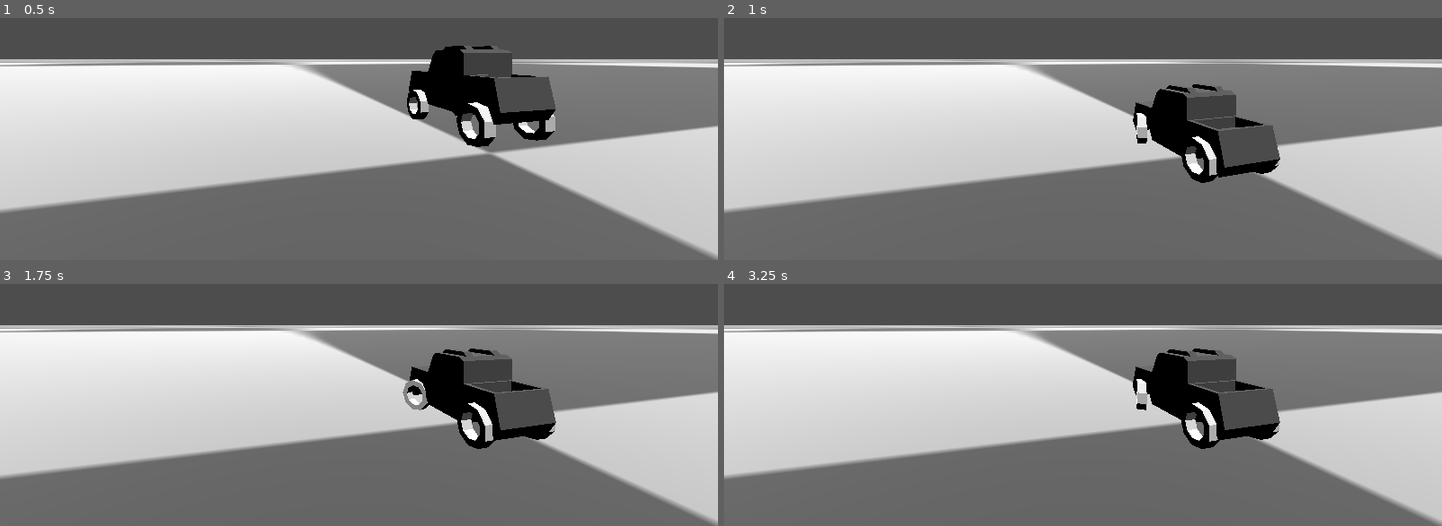
Above: before the commit, frames 1-4 (two rows, left to right).
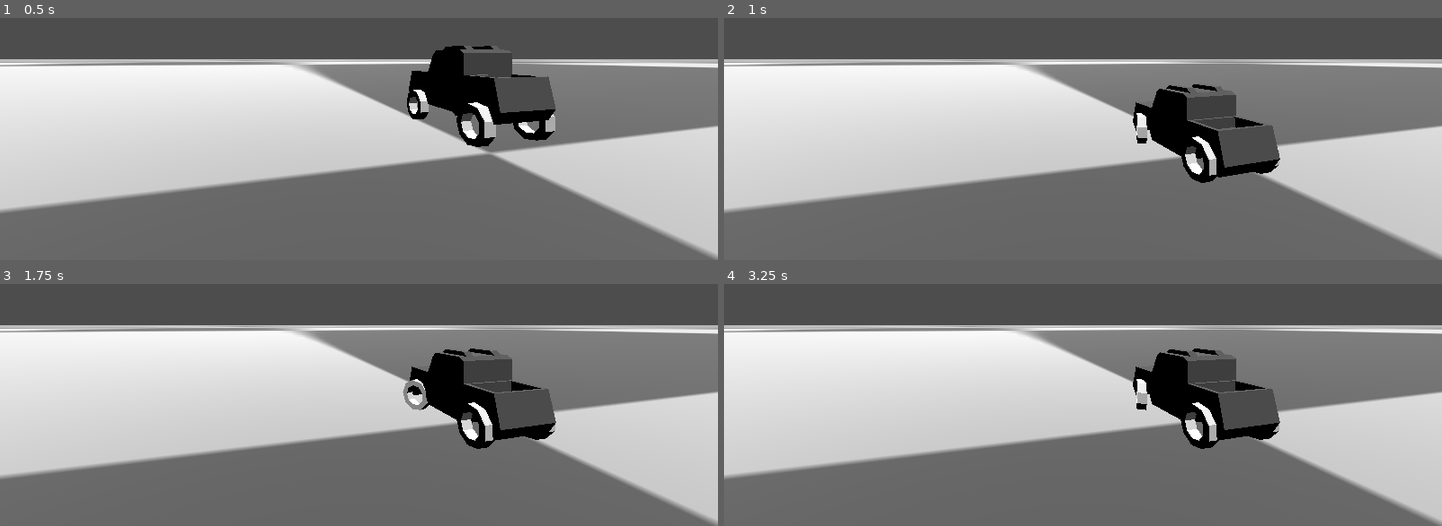
Above: after the commit, the same moments.

Repository: luankaike-code/jh_conclusao_dev
Game: Godot game, scene res://scenes/worlds/test/test_world.tscn
Two runs of this game, one before a commit and one after it. Both use one fixed random seed, a clock stepped at 60 frames per second and the inputs below.
Inputs:
- Up to frame 1 (0.5 s): no input
- Up to frame 2 (1 s): hold D (game_turn_right) from 0.53 s (still down)
- Up to frame 3 (1.75 s): release D (game_turn_right) at 1.28 s; hold A (game_turn_left) from 1.28 s (still down)
- Up to frame 4 (3.25 s): release A (game_turn_left) at 2.03 s; hold D (game_turn_right) from 2.03 s (still down); tap Enter at 2.75 s

Frame 1 is identical in both runs. In frame 2, less than 0.1% of the frame differs, in the area x 56-78%, y 29-66%; in frame 3, less than 0.1%; in frame 4, less than 0.1%, in the area x 56-78%, y 28-69%.

Commit message:
Add wheel turn force

Diff:
--- a/code-tcc-jh/scenes/raycast_car/raycast_wheel/raycast_wheel.gd
+++ b/code-tcc-jh/scenes/raycast_car/raycast_wheel/raycast_wheel.gd
@@ -9,6 +9,8 @@
 
 @export var turn_speed: float = 2.0
 @export var max_turn_degrees: float = 25.0
+
+@export var traction: float = 0.05
 
 @export var has_motor: bool = false
 
@@ -65,3 +67,20 @@
 	var up_force_pos := car.to_local(model.global_position)
 
 	car.apply_force(up_force, up_force_pos)
+
+	var right_dir := global_transform.basis.x.normalized()
+	var wheel_vel := _get_point_velocity_using_raycast_car(car, model.global_position)
+	var turn_vel := right_dir.dot(wheel_vel)
+	var gravity: float = -car.get_gravity().y
+	var apply_mass_in_wheel := (car.mass*gravity)/car.wheels.size()
+
+	var x_traction := 1
+	var x_force := -global_basis.x * x_traction * turn_vel * apply_mass_in_wheel
+
+	var back_dir := global_basis.z
+	var friction_vel := -back_dir.dot(wheel_vel)
+	var friction_force := car.global_basis.z * friction_vel * traction * apply_mass_in_wheel
+
+	var force_pos := car.to_local(contact)
+	car.apply_force(x_force, force_pos)
+	car.apply_force(friction_force, force_pos)
